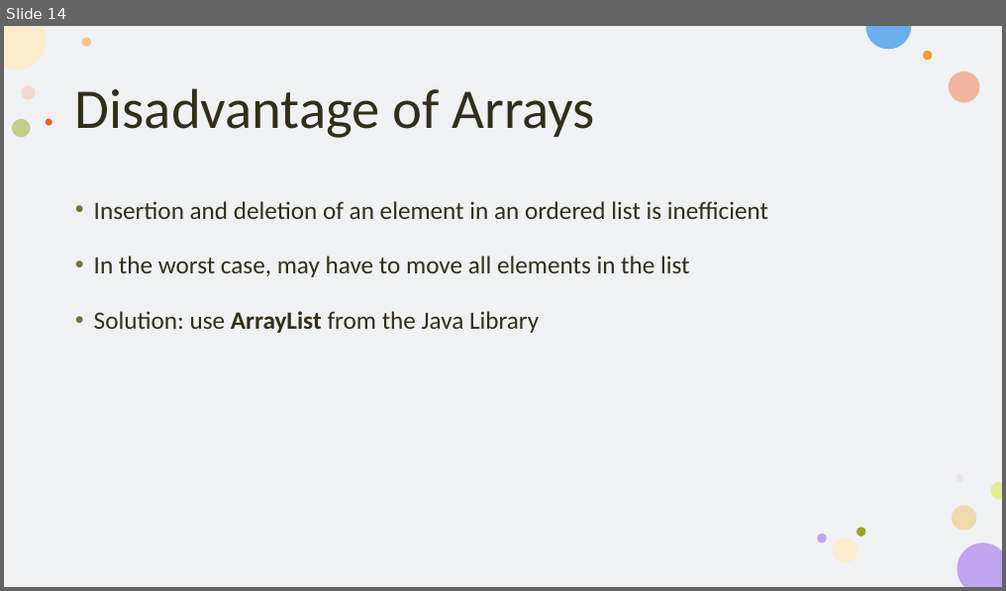
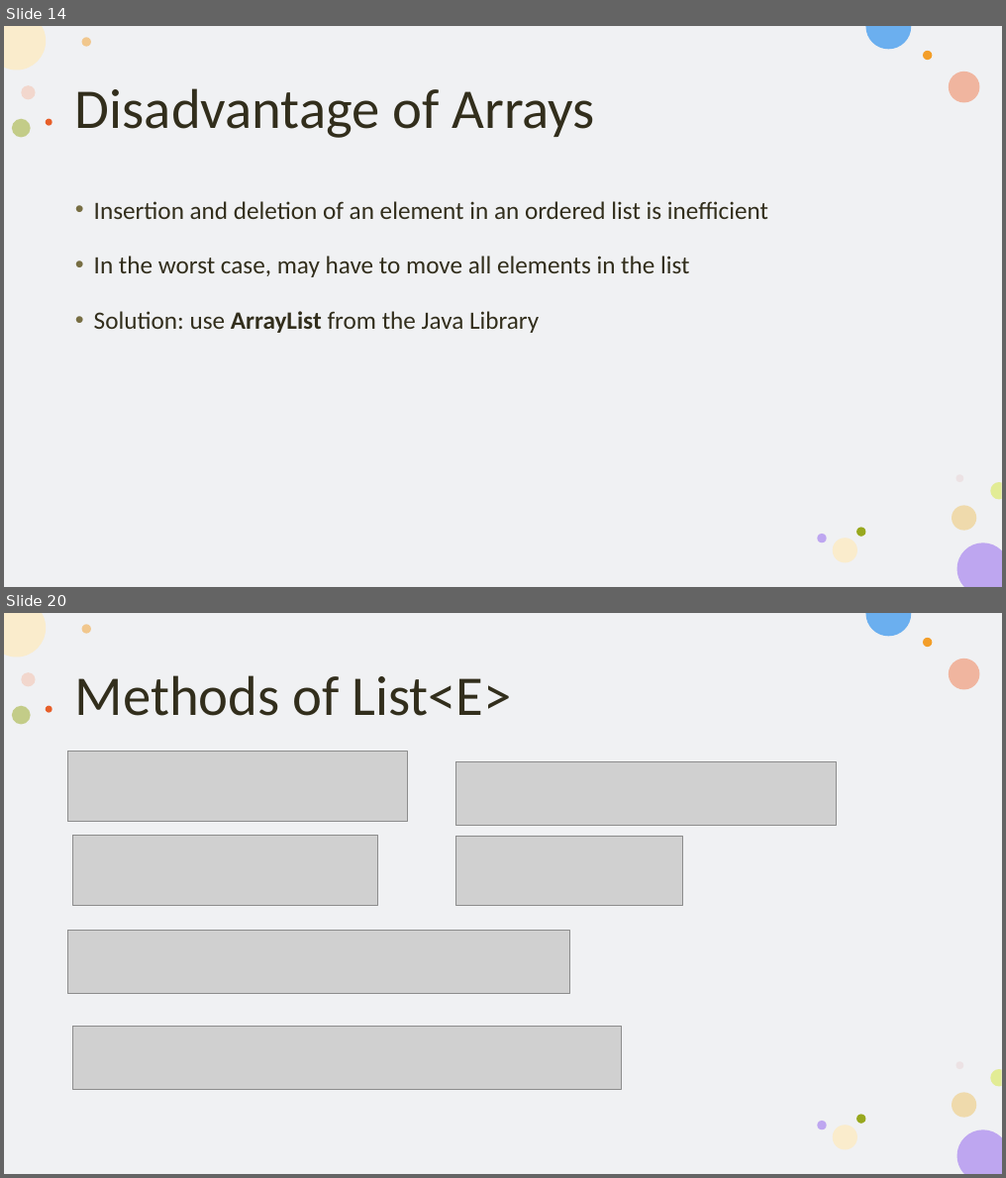
Before and after one commit to KarinaSang/Teaching, a slide deck: AP_Java/Week6/Week6.pptx. Shown one above the other, each under a label of ours: slide 14 before the commit, slides 14 and 20 after it; the slides between them are not shown. The pictures are 1006x591 and 1006x1178 pixels, drawn with LibreOffice and Linux fonts; fonts in the diff are those of the drawing; grey boxes stand for pictures. Boxes give left, top, right and bottom in pixels: in the first picture for what was removed or moved away, otherwise in the second. Text is boxed around its words. In the diff, an @@ line names an element or a change of style, - is before the commit and + after.

```diff
--- a/AP_Java/Week6/Week6.pptx
+++ b/AP_Java/Week6/Week6.pptx
@@ slide 20 added at [4,613,1002,1174], background #FFFFFF; not listed: 16 template elements that a slide beside it also shows @@
@@ title added at [75,675,511,716], 54 pt, text #322E1C @@
+Methods of List<E>
@@ picture added at [67,752,408,822] @@
@@ picture added at [456,761,838,826] @@
@@ picture added at [73,836,377,906] @@
@@ picture added at [456,836,683,906] @@
@@ picture added at [67,931,570,994] @@
@@ picture added at [73,1026,622,1090] @@
```
Also in this commit, not shown: 2 slides changed, 8 other slides added, 5 slides removed, 45 other files.
